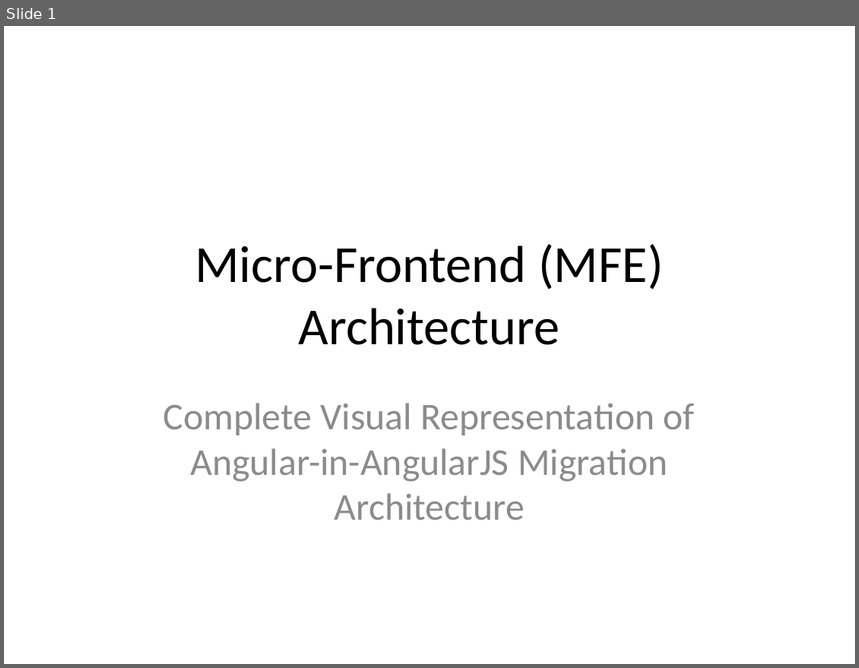
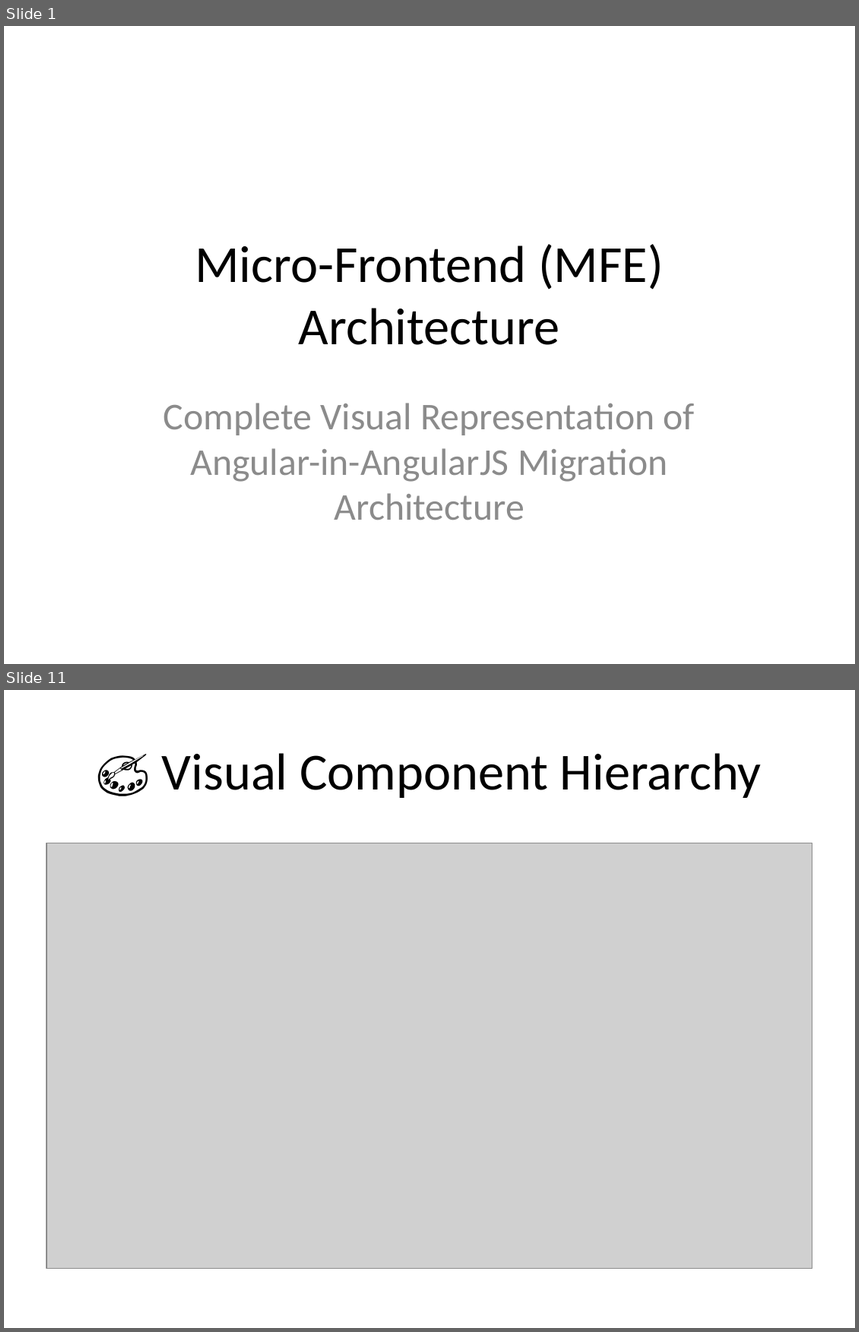
Before and after one commit to mainul-islam-faruqi/migration-from-Angularjs-to-angular, a slide deck: MFE_Architecture_Diagram.pptx. Shown one above the other, each under a label of ours: slide 1 before the commit, slides 1 and 11 after it; the slides between them are not shown. The pictures are 859x668 and 859x1332 pixels, drawn with LibreOffice and Linux fonts; fonts in the diff are those of the drawing; grey boxes stand for pictures. Boxes give left, top, right and bottom in pixels: in the first picture for what was removed or moved away, otherwise in the second. Text is boxed around its words. In the diff, an @@ line names an element or a change of style, - is before the commit and + after.

```diff
--- a/MFE_Architecture_Diagram.pptx
+++ b/MFE_Architecture_Diagram.pptx
@@ slide 11 added at bbox=[4, 690, 855, 1328], background #FFFFFF @@
@@ title added at bbox=[162, 753, 762, 798], 44 pt, text #000000 @@
+🎨 Visual Component Hierarchy
@@ picture added at bbox=[47, 844, 813, 1269] @@
```
Also in this commit, not shown: 12 other slides added, 12 slides removed, 7 other files.
